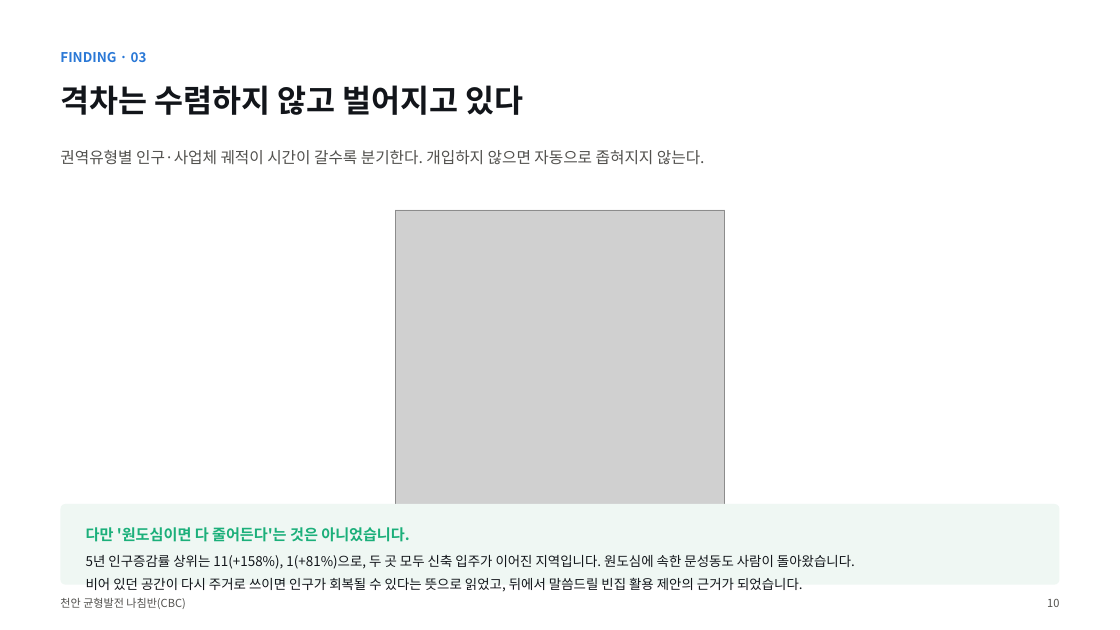
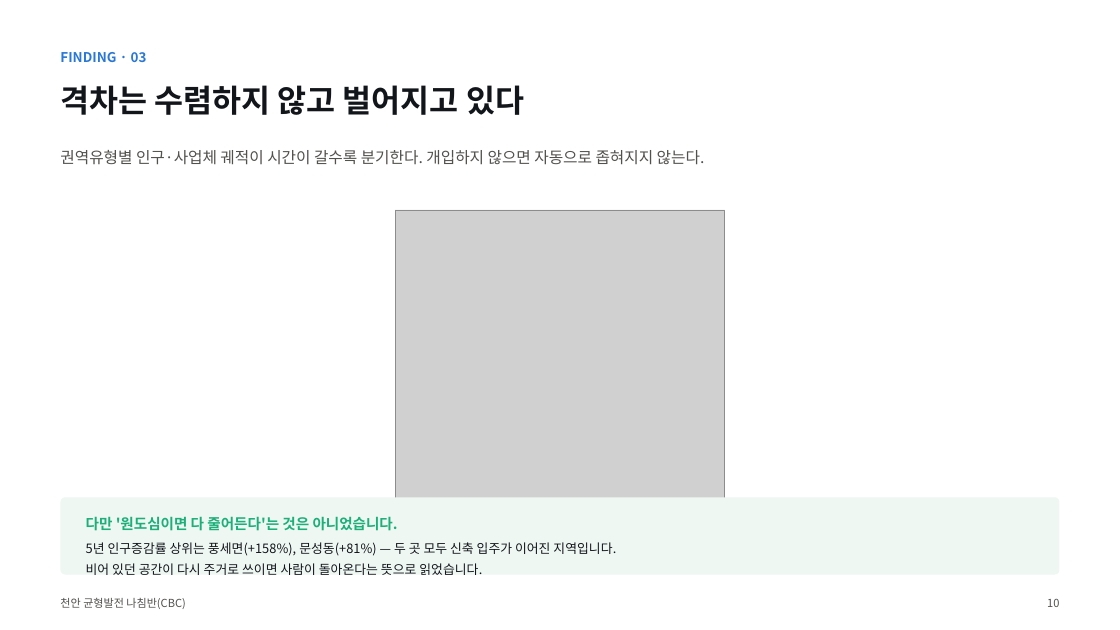
Before and after one commit to BioCode67/2026-AI-, a slide deck: slide 11 of deliverables/기획서_천안균형발전나침반_CBC.pptx. Drawn at 1120x630 pixels with LibreOffice and Linux fonts; fonts in the diff are those of the drawing; grey boxes stand for pictures. Boxes give left, top, right and bottom in pixels: in the first picture for what was removed or moved away, otherwise in the second. Text is boxed around its words. In the diff, an @@ line names an element or a change of style, - is before the commit and + after.

```diff
--- a/deliverables/기획서_천안균형발전나침반_CBC.pptx
+++ b/deliverables/기획서_천안균형발전나침반_CBC.pptx
@@ rounded rectangle: place and size @@
-rounded rectangle at [60, 504, 1060, 585]
+rounded rectangle at [60, 497, 1060, 575]
@@ text "다만 '원도심이면 다 줄어든다'는 것은 ...": place and size @@
-text "다만 '원도심이면 다 줄어든다'는 것은 ..." at [86, 527, 409, 542]
+text "다만 '원도심이면 다 줄어든다'는 것은 ..." at [86, 516, 398, 531]
@@ text "다만 '원도심이면 다 줄어든다'는 것은 ..." at [86, 516, 398, 531]: size 13 to 12.5 pt @@
@@ text at [86, 542, 616, 575]: text changed; size 11.5 to 11 pt @@
-5년 인구증감률 상위는 11(+158%), 1(+81%)으로, 두 곳 모두 신축 입주가 이어진 지역입니다. 원도심에 속한 문성동도 사람이 돌아왔습니다.
-비어 있던 공간이 다시 주거로 쓰이면 인구가 회복될 수 있다는 뜻으로 읽었고, 뒤에서 말씀드릴 빈집 활용 제안의 근거가 되었습니다.
+5년 인구증감률 상위는 풍세면(+158%), 문성동(+81%) — 두 곳 모두 신축 입주가 이어진 지역입니다.
+비어 있던 공간이 다시 주거로 쓰이면 사람이 돌아온다는 뜻으로 읽었습니다.
```
Also in this commit, not shown: 2 other slides changed, 5 other files.
